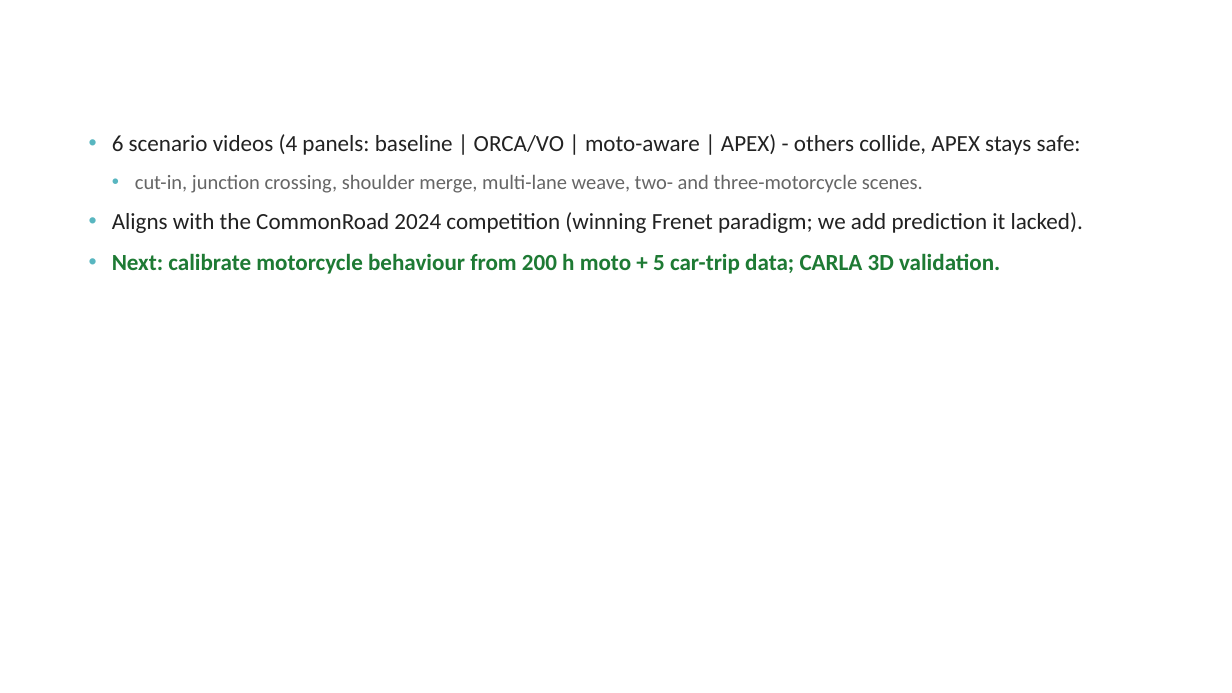
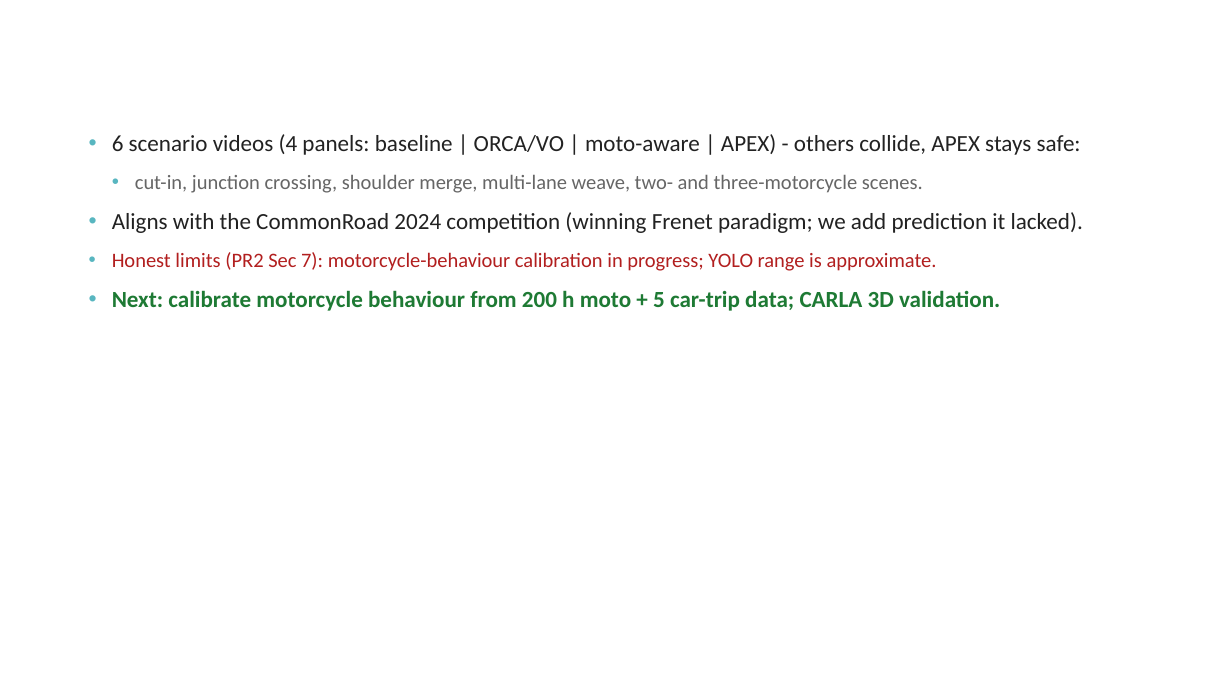
Before and after one commit to vthanhquang/robotics-final-project, a slide deck: slide 6 of slides/Vietnam-MixedTrafficSim_APEX.pptx (slide 5 before the commit). Drawn at 1232x693 pixels with LibreOffice and Linux fonts; fonts in the diff are those of the drawing; background and template pictures are left out. Boxes give left, top, right and bottom in pixels: in the first picture for what was removed or moved away, otherwise in the second. Text is boxed around its words. In the diff, an @@ line names an element or a change of style, - is before the commit and + after.

```diff
--- a/slides/Vietnam-MixedTrafficSim_APEX.pptx
+++ b/slides/Vietnam-MixedTrafficSim_APEX.pptx
@@ text at [112, 252, 937, 271]: paragraph added @@
+• Honest limits (PR2 Sec 7): motorcycle-behaviour calibration in progress; YOLO range is approximate.
```
Also in this commit, not shown: 1 other slide changed, 1 slide added, 1 other file.
